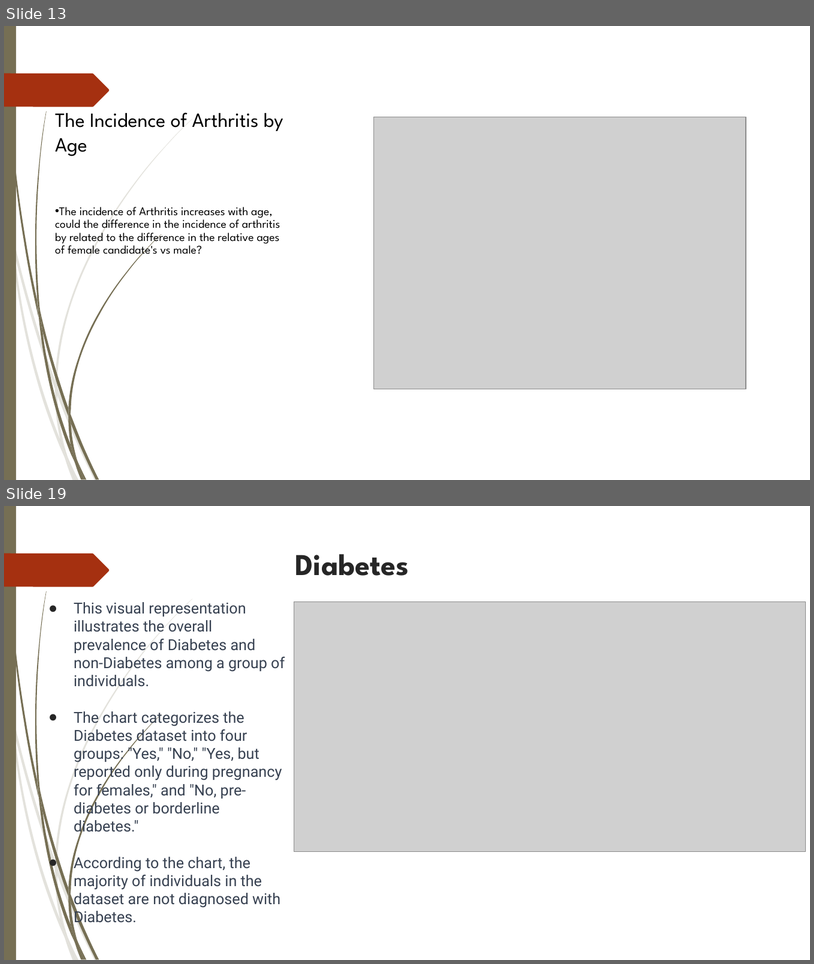
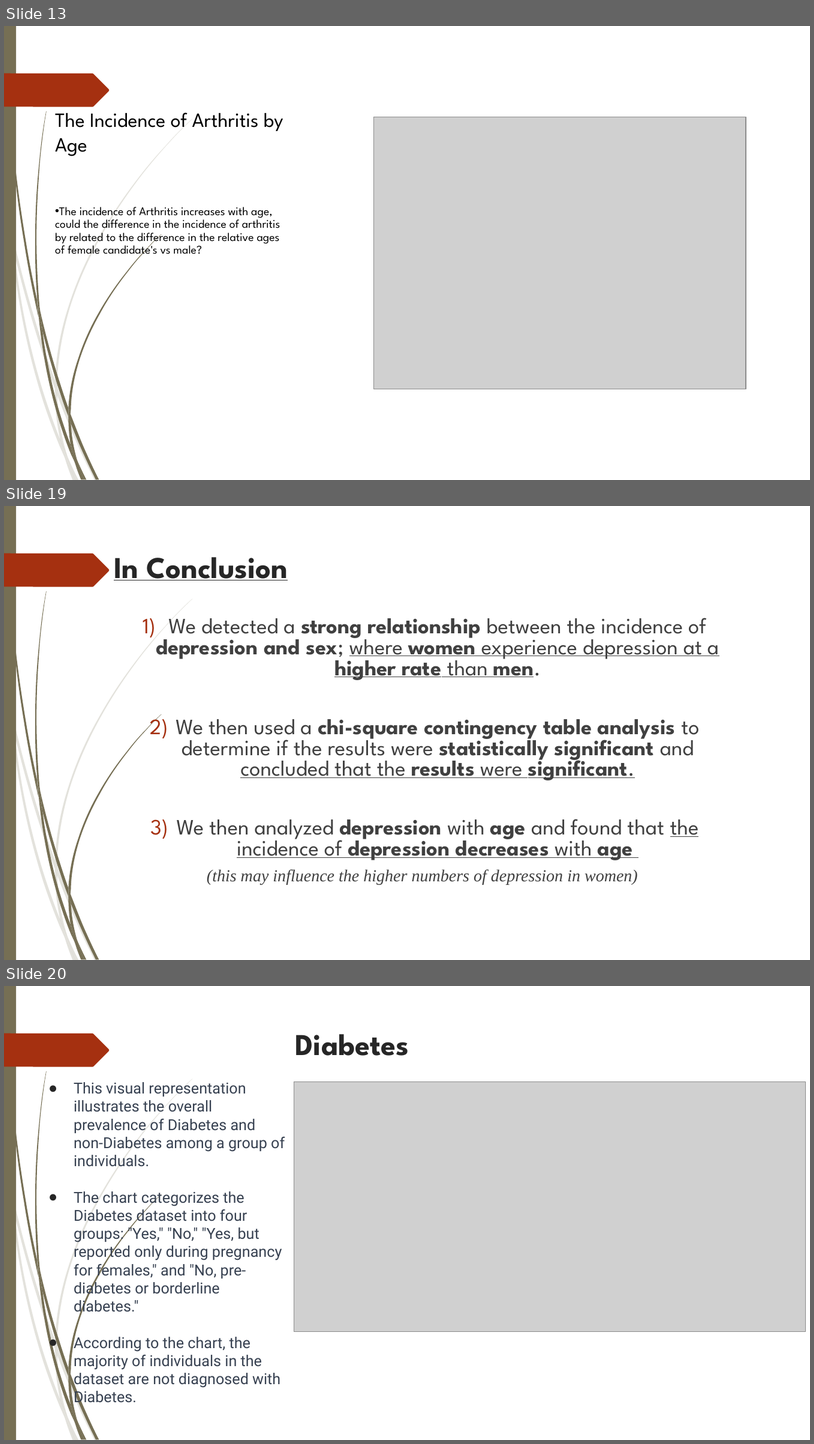
Before and after one commit to jeffrey1008x/Project1Team5, a slide deck: Analysis of Selected Health Issues (Light).pptx. Shown one above the other, each under a label of ours: slides 13 and 19 before the commit, slides 13, 19 and 20 after it; the slides between them are not shown. The pictures are 814x964 and 814x1444 pixels, drawn with LibreOffice and Linux fonts; fonts in the diff are those of the drawing; grey boxes stand for pictures; background and template pictures are left out. Boxes give left, top, right and bottom in pixels: in the first picture for what was removed or moved away, otherwise in the second. Text is boxed around its words. In the diff, an @@ line names an element or a change of style, - is before the commit and + after.

```diff
--- a/Analysis of Selected Health Issues (Light).pptx
+++ b/Analysis of Selected Health Issues (Light).pptx
@@ slide 19 added at <box>4,506,810,960</box>, background picture (left out); not listed: 24 template elements that a slide beside it also shows @@
@@ title added at <box>114,557,288,580</box>, 36 pt, text #262626, bold, underline @@
+In Conclusion
@@ text added at <box>156,618,719,884</box>, 26 pt, text #404040 @@
+1) We detected a strong relationship between the incidence of depression and sex; where women experience depression at a higher rate than men.
+2) We then used a chi-square contingency table analysis to determine if the results were statistically significant and concluded that the results were significant.
+3) We then analyzed depression with age and found that the incidence of depression decreases with age
+(this may influence the higher numbers of depression in women)
@@ what was slide 19 is now slide 20 @@
```
Also in this commit, not shown: 11 slides changed, 4 other slides added, 14 slides removed, 1 other file.
